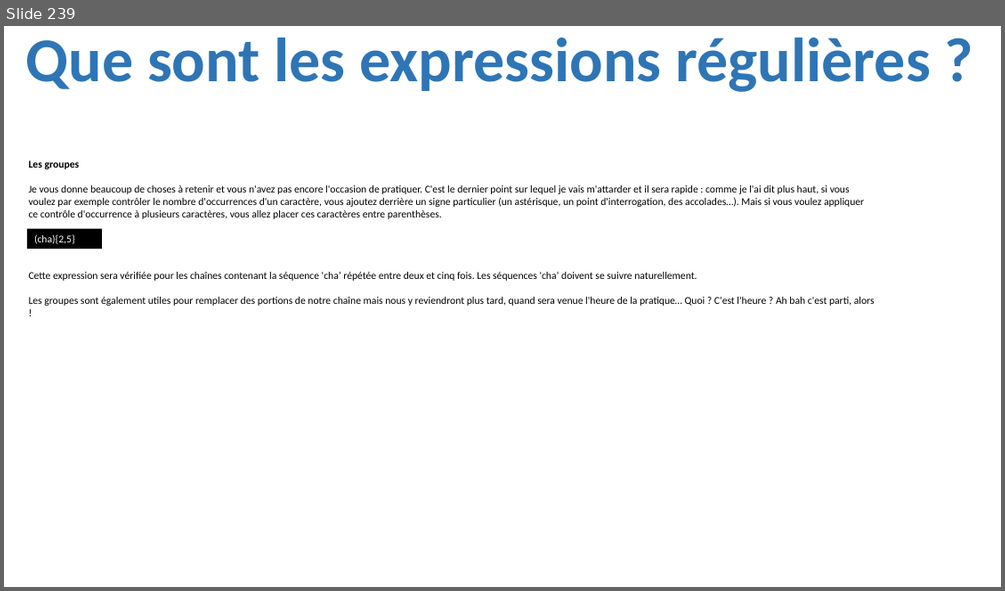
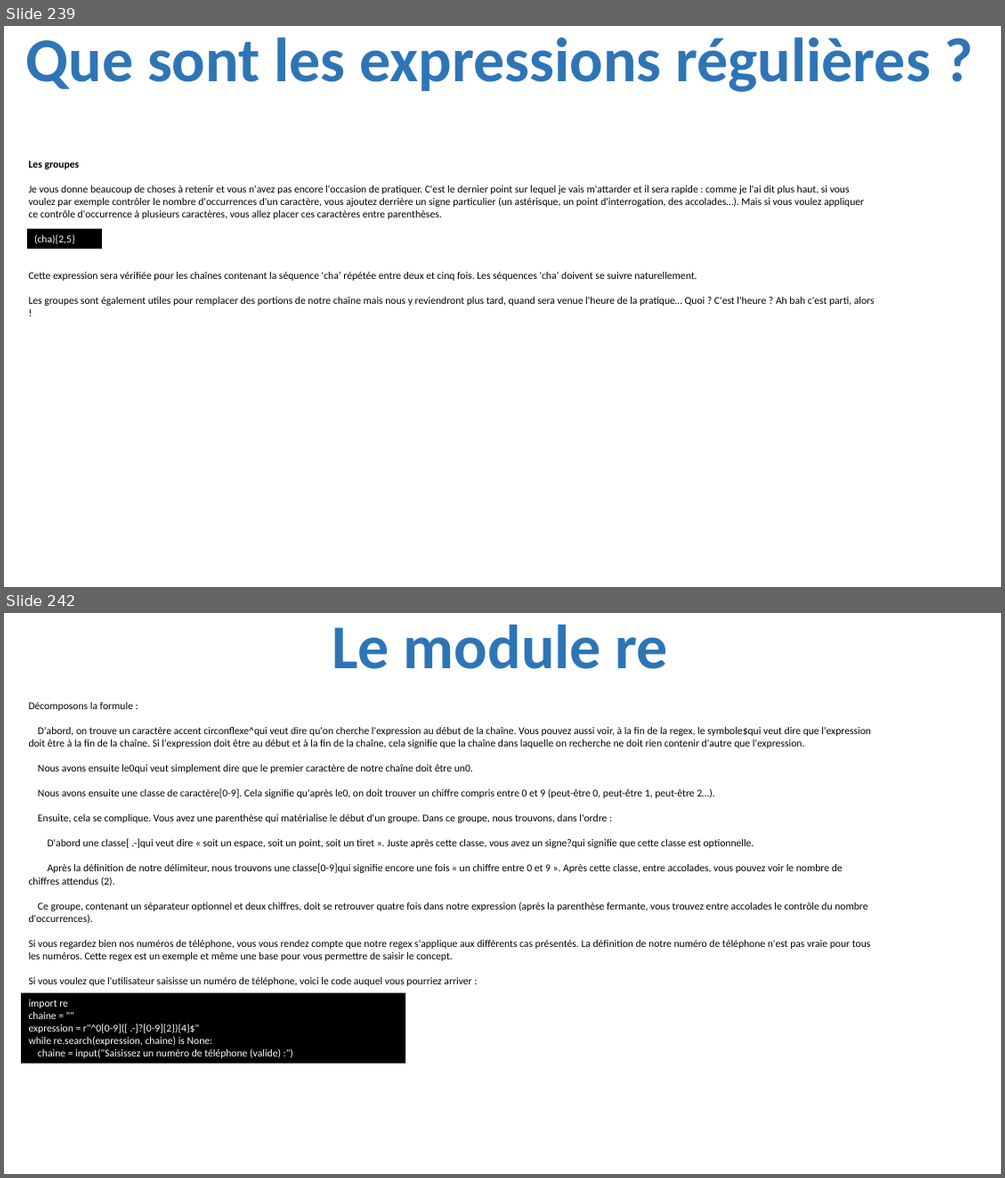
Before and after one commit to julienPalleau/PythonDoc, a slide deck: Python-resume.pptx. Shown one above the other, each under a label of ours: slide 239 before the commit, slides 239 and 242 after it; the slides between them are not shown. The pictures are 1005x591 and 1005x1178 pixels, drawn with LibreOffice and Linux fonts; fonts in the diff are those of the drawing. Boxes give left, top, right and bottom in pixels: in the first picture for what was removed or moved away, otherwise in the second. Text is boxed around its words. In the diff, an @@ line names an element or a change of style, - is before the commit and + after.

Commit message:
added expressions regulieres

```diff
--- a/Python-resume.pptx
+++ b/Python-resume.pptx
@@ slide 242 added at box(4, 613, 1001, 1174), background #FFFFFF @@
@@ title added at box(332, 625, 668, 669), 60 pt, text #2E75B6, bold @@
+Le module re
@@ text added at box(29, 702, 871, 986), 10 pt, text #000000 @@
+Décomposons la formule :
+D'abord, on trouve un caractère accent circonflexe^qui veut dire qu'on cherche l'expression au début de la chaîne. Vous pouvez aussi voir, à la fin de la regex, le symbole$qui veut dire que l'expression doit être à la fin de la chaîne. Si l'expression doit être au début et à la fin de la chaîne, cela signifie que la chaîne dans laquelle on recherche ne doit rien contenir d'autre que l'expression.
+Nous avons ensuite le0qui veut simplement dire que le premier caractère de notre chaîne doit être un0.
+Nous avons ensuite une classe de caractère[0-9]. Cela signifie qu'après le0, on doit trouver un chiffre compris entre 0 et 9 (peut-être 0, peut-être 1, peut-être 2…).
+Ensuite, cela se complique. Vous avez une parenthèse qui matérialise le début d'un groupe. Dans ce groupe, nous trouvons, dans l'ordre :
+D'abord une classe[ .-]qui veut dire « soit un espace, soit un point, soit un tiret ». Juste après cette classe, vous avez un signe?qui signifie que cette classe est optionnelle.
+Après la définition de notre délimiteur, nous trouvons une classe[0-9]qui signifie encore une fois « un chiffre entre 0 et 9 ». Après cette classe, entre accolades, vous pouvez voir le nombre de chiffres attendus (2).
+Ce groupe, contenant un séparateur optionnel et deux chiffres, doit se retrouver quatre fois dans notre expression (après la parenthèse fermante, vous trouvez entre accolades le contrôle du nombre d'occurrences).
+Si vous regardez bien nos numéros de téléphone, vous vous rendez compte que notre regex s'applique aux différents cas présentés. La définition de notre numéro de téléphone n'est pas vraie pour tous les numéros. Cette regex est un exemple et même une base pour vous permettre de saisir le concept.
+Si vous voulez que l'utilisateur saisisse un numéro de téléphone, voici le code auquel vous pourriez arriver :
@@ rectangle added at box(21, 993, 405, 1063), fill #000000, 10 pt, text #FFFFFF @@
+import re
+chaine = ""
+expression = r"^0[0-9]([ .-]?[0-9]{2}){4}$"
+while re.search(expression, chaine) is None:
+chaine = input("Saisissez un numéro de téléphone (valide) :")
```
Also in this commit, not shown: 6 other slides added, 1 slide removed.
